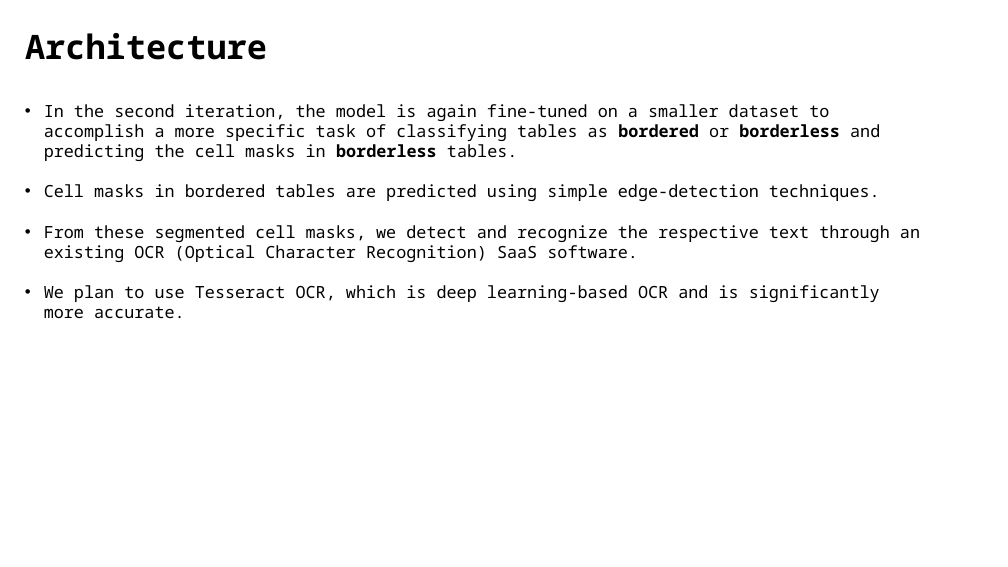
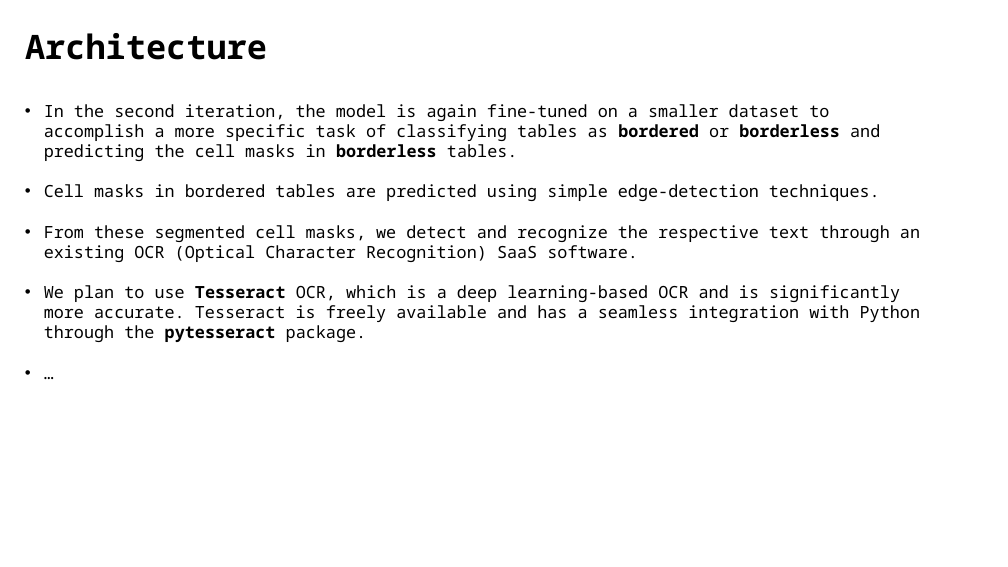
Before and after one commit to deepeshhada/flipkart-grid-table-extraction, a slide deck: slide 8 of Level 2/GRiD_ Electronic Invoicing using Image Processing_TwoAndAHalfMen_IISc.pptx. Drawn at 1008x567 pixels with LibreOffice and Linux fonts; fonts in the diff are those of the drawing; background and template pictures are left out. Boxes give left, top, right and bottom in pixels: in the first picture for what was removed or moved away, otherwise in the second. Text is boxed around its words. In the diff, an @@ line names an element or a change of style, - is before the commit and + after.

Commit message:
added missing headers in execution plan ppt

```diff
--- a/Level 2/GRiD_ Electronic Invoicing using Image Processing_TwoAndAHalfMen_IISc.pptx
+++ b/Level 2/GRiD_ Electronic Invoicing using Image Processing_TwoAndAHalfMen_IISc.pptx
@@ text at (44, 285, 920, 342): text changed @@
-• We plan to use Tesseract OCR, which is deep learning-based OCR and is significantly more accurate.
+• We plan to use Tesseract OCR, which is a deep learning-based OCR and is significantly more accurate. Tesseract is freely available and has a seamless integration with Python through the pytesseract package.
+• …
```
Also in this commit, not shown: 6 other slides changed.
